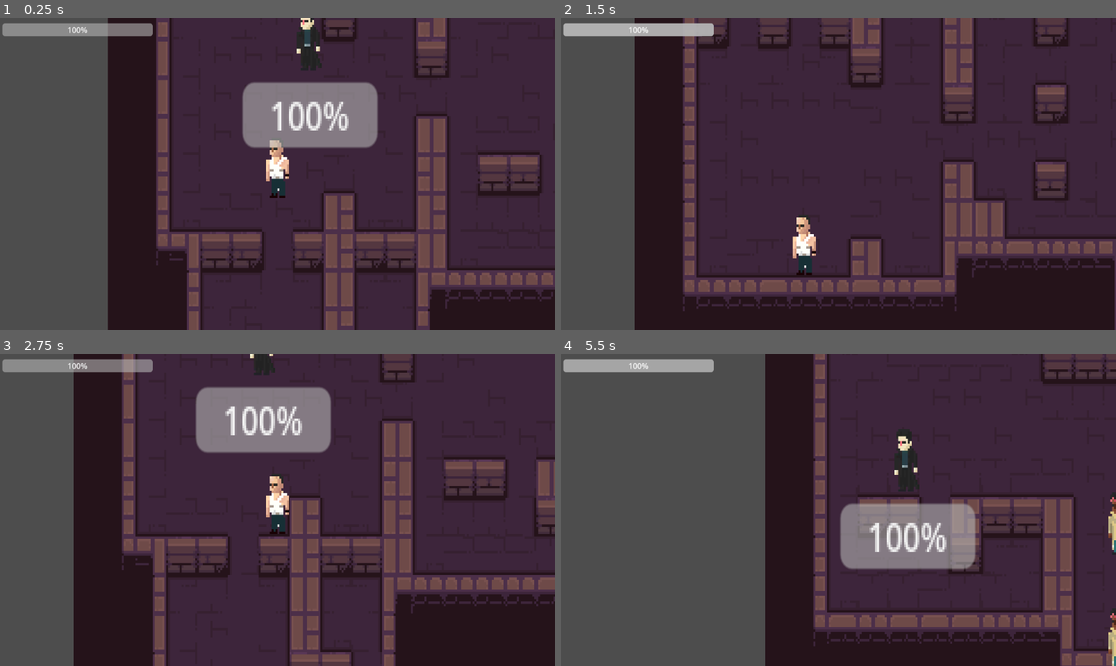
Above: before the commit, frames 1-4 (two rows, left to right).
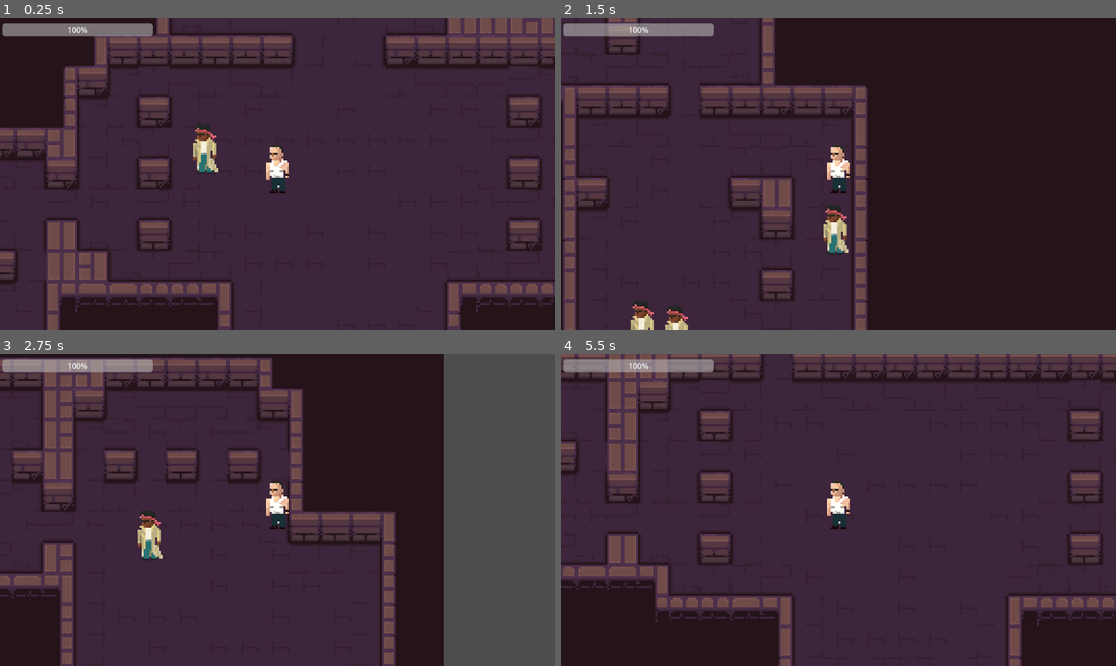
Above: after the commit, the same moments.

Repository: ante-perkovic/ludum-dare
Game: Godot game, scene res://Scenes/Game.tscn
Two runs of this game, one before a commit and one after it. Both use one fixed random seed, a clock stepped at 60 frames per second and the inputs below.
Inputs (mouse positions are in pixels of both pictures, inside the frame that each line leads up to):
- Up to frame 1 (0.25 s): no input
- Up to frame 2 (1.5 s): move the mouse to (960, 158) at 0.52 s; hold D (right) 0.53-1.28 s; hold E (interact) 0.53-1.28 s; tap T (next_level_tmp) at 0.8, 1.35 s; move the mouse to (727, 189) at 1.27 s; hold S (down) from 1.28 s (still down)
- Up to frame 3 (2.75 s): tap R (prev_level_tmp) at 1.55 s; move the mouse to (333, 441) at 2.02 s; release S (down) at 2.03 s; hold D (right) from 2.03 s (still down); hold R (prev_level_tmp) from 2.03 s (still down); tap E (interact) at 2.3 s
- Up to frame 4 (5.5 s): move the mouse to (810, 572) at 2.77 s; release D (right) at 2.78 s; release R (prev_level_tmp) at 2.78 s; hold W (up) 2.78-3.53 s; tap Ctrl (crouch) at 2.85 s; tap T (next_level_tmp) at 3.05, 4.35, 5.3 s; move the mouse to (1005, 556) at 3.52 s; hold E (interact) 3.53-4.28 s; hold A (left) 3.53-5.03 s; tap R (prev_level_tmp) at 3.8 s; move the mouse to (672, 463) at 4.27 s; tap E (interact) at 4.55 s; tap Enter at 5 s; move the mouse to (866, 510) at 5.02 s; hold S (down) from 5.03 s (still down); hold R (prev_level_tmp) from 5.03 s (still down)

The runs differ from the first frame. In frame 1, 47% of the frame differs, in the area x 0-100%, y 0-100%; in frame 2, 67%; in frame 3, 67%; in frame 4, 62%.

Commit message:
Squashed commit of the following:
commit 051d430efd090b5da2714b6fa69c9449d9e9954e
Author: rangoiv <rangoiv@gmail.com>
Date:   Mon Apr 7 00:33:43 2025 +0200

    Dreams recursion

Diff:
--- a/ludumdaregame/Characters/npc.gd
+++ b/ludumdaregame/Characters/npc.gd
@@ -6,6 +6,9 @@
 
 @onready var behavior_timer := Timer.new()
 @export var is_dreaming = false # Track if this npc is a special NPC that is dreaming
+@export var is_main_level = false # Will guarantee to recursiely go deeper and deeper
+
+var level_id = null
 
 func _ready():
 	randomize()
@@ -58,4 +61,7 @@
 	move_direction = directions[randi() % directions.size()]
 
 func enter_dream():
-	print("u snu...")
+	if level_id == null:
+		level_id = randi() + 1
+	var game_node = find_parent("Game")
+	game_node.enter_level(level_id)
--- a/ludumdaregame/Characters/player.gd
+++ b/ludumdaregame/Characters/player.gd
@@ -65,9 +65,9 @@
 func interact_with_npc():
 	var nearby_npcs = $InteractionArea.get_overlapping_bodies()
 	for npc in nearby_npcs:
-		if npc.is_in_group("npc"):
-				npc.enter_dream()
-				return
+		if npc.is_in_group("npc") and npc.is_dreaming:
+			npc.enter_dream()
+			return
 
 func take_damage(amount: int):
 	health -= amount
@@ -76,7 +76,8 @@
 	update_health_bar()
 
 func die():
-	# TODO: play animation
+	var game_node = find_parent("Game")
+	game_node.return_to_previous_level()
 	queue_free()
 
 func update_health_bar():
--- a/ludumdaregame/Characters/player.tscn
+++ b/ludumdaregame/Characters/player.tscn
@@ -35,4 +35,4 @@
 value = 100.0
 
 [node name="Camera2D" type="Camera2D" parent="."]
-zoom = Vector2(4, 5)
+zoom = Vector2(4, 4)
--- a/ludumdaregame/Scenes/game.gd
+++ b/ludumdaregame/Scenes/game.gd
@@ -1,43 +1,59 @@
 extends Node
 
-var level_stack: Array = []
-var current_level: Node = null
+var level_stack: Array = [] # Remembers level names in entry order
+var level_map: Dictionary[int, Node] = {} # Remembers all levels by names (names are set by NPC script)
+var current_level: int = 0
 var LevelScene = preload("Level.tscn")
+
+var local_level_counter = 1
 
 func _ready():
 	# Start the first level
-	_create_new_level()
+	enter_level(local_level_counter)
+	local_level_counter += 1
 
 func _input(event):
 	if event.is_action_pressed("next_level_tmp"): # T key
-		_create_new_level()
+		enter_level(local_level_counter)
+		local_level_counter += 1
 	elif event.is_action_pressed("prev_level_tmp"): # Escape
-		_return_to_previous_level()
+		return_to_previous_level()
 
-func _create_new_level():
+
+func enter_level(level_name):
+	# Level name is defined by NPC it was entered in
 	if current_level:
-		current_level.set_process(false)
-		get_tree().paused = true
+		# Pause current level, and add it to stack
 		level_stack.append(current_level)
+	var previous_level = current_level
 
-	var new_level = LevelScene.instantiate()
-	add_child(new_level)
+	var new_level = null
+	if level_name not in level_map:
+		new_level = LevelScene.instantiate()
 
-	new_level.on_previous_level_callback = Callable(self, "_return_to_previous_level")
-	new_level.on_next_level_callback = Callable(self, "_create_new_level")
+		#add_child(new_level)
+		level_map[level_name] = new_level
 
-	new_level.create_level()
+		new_level.create_level()
+	else:
+		new_level = level_map[level_name]
+		# TODO: Resetirati level nekako, da ima iste postavke ko na pocetku,
+		# Ili ga resetati samo tako da se reseta playera na pocetak, mozda tako bolje
+	current_level = level_name
+	if previous_level:
+		change_level(previous_level, current_level)
+	else:
+		add_child(level_map[current_level])
 
-	current_level = new_level
-	get_tree().paused = false
-
-func _return_to_previous_level():
-	if current_level:
-		current_level.queue_free()
-		current_level = null
-
+func return_to_previous_level():
 	if level_stack.size() > 0:
 		var previous_level = level_stack.pop_back()
+		change_level(current_level, previous_level)
 		current_level = previous_level
-		current_level.set_process(true)
-		get_tree().paused = false
+	else:
+		# TODO Game over!
+		pass
+
+func change_level(prev_level: int, next_level: int):
+	remove_child(level_map[prev_level])
+	add_child(level_map[next_level])
--- a/ludumdaregame/Scenes/level.gd
+++ b/ludumdaregame/Scenes/level.gd
@@ -3,8 +3,6 @@
 var tile_selector = preload("res://scripts/tile_texture_selector.gd")
 var utils = preload("res://scripts/generate_utils.gd")
 
-var on_next_level_callback: Callable
-var on_previous_level_callback: Callable
 
 func create_level():
 	var level_generator = get_node("LevelGenerator")
@@ -35,7 +33,7 @@
 		player.global_position = tileMapLayer.map_to_local(spawn_pos)
 
 	# Spawn special NPCs with is_dreaming = true
-	var num_dreaming = randi() % 4 + 1
+	var num_dreaming = randi() % 10 + 1
 	for i in num_dreaming:
 		if floor_tiles.is_empty(): break
 		var npc = npc_scene.instantiate()
@@ -45,7 +43,7 @@
 		add_child(npc)
 
 	# Spawn special NPCs with is_dreaming = false
-	var num_awake = randi() % 4 + 1
+	var num_awake = 0 # randi() % 4 + 1
 	for i in num_awake:
 		if floor_tiles.is_empty(): break
 		var npc = npc_scene.instantiate()
@@ -55,7 +53,7 @@
 		add_child(npc)
 
 	# Spawn enemies (not too close to player)
-	var num_enemies = randi() % 6 + 3
+	var num_enemies = 0 # randi() % 6 + 3
 	var min_distance = 4.0  # tiles
 
 	for i in num_enemies:
@@ -74,15 +72,5 @@
 		enemy.global_position = tileMapLayer.map_to_local(pos)
 		add_child(enemy)
 
-
-
-func go_to_next_level():
-	if on_next_level_callback:
-		on_next_level_callback.call()
-
-func return_to_previous_level():
-	if on_previous_level_callback:
-		on_previous_level_callback.call()
-
 func _ready() -> void:
 	pass
